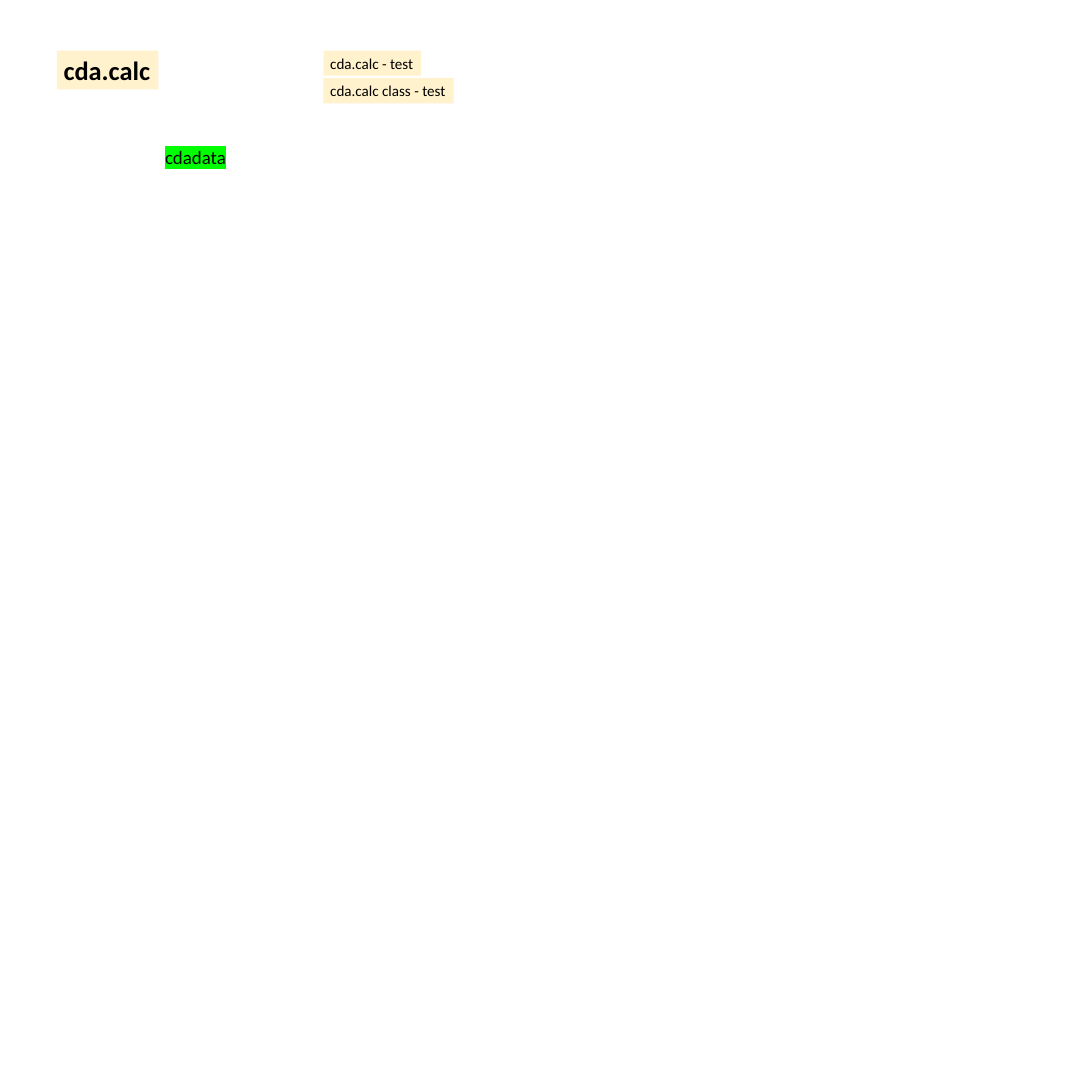
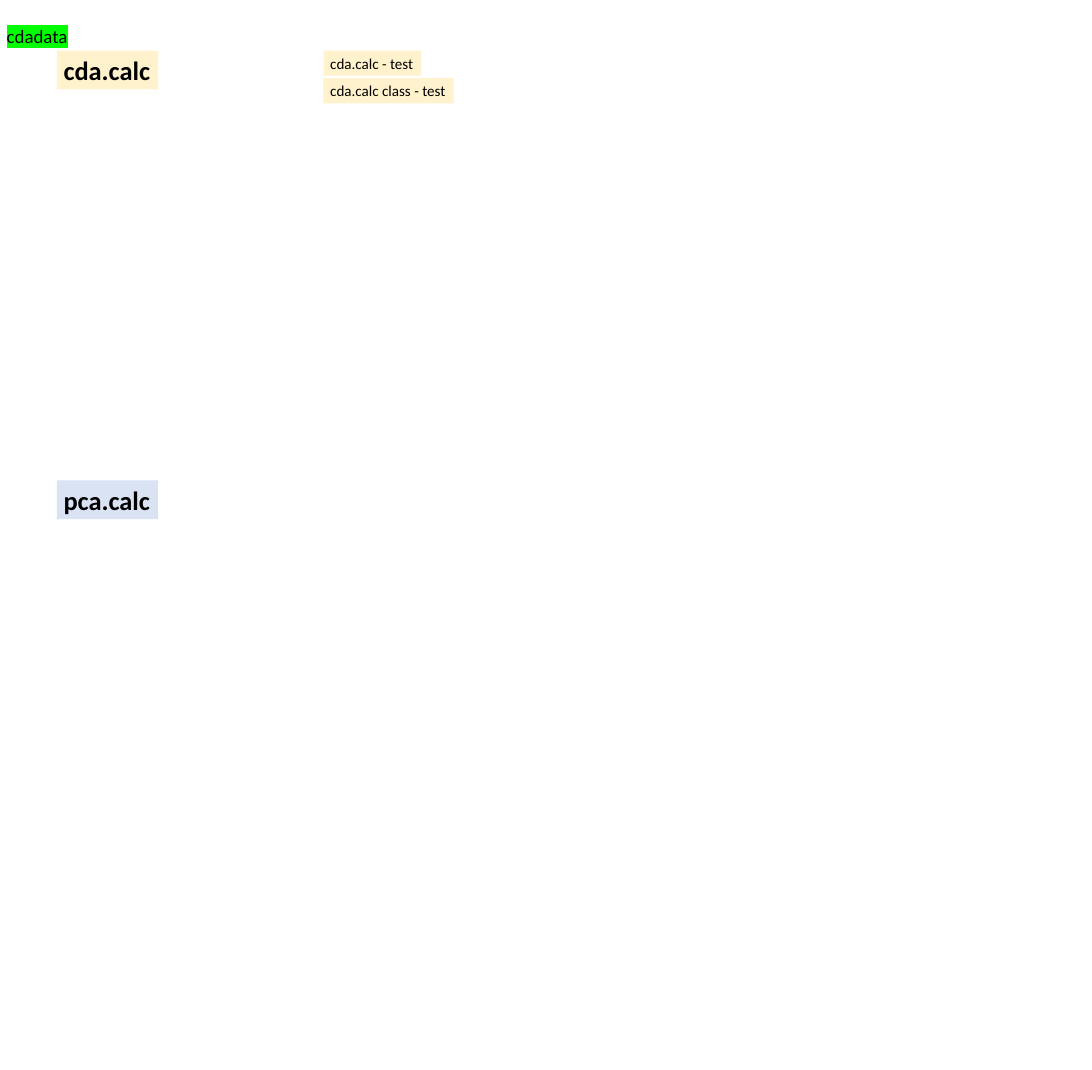
Before and after one commit to MarekSlenker/MorphoTools2, a slide deck: slide 3 of struktura kniznice.pptx. Drawn at 1092x1070 pixels with LibreOffice and Linux fonts; fonts in the diff are those of the drawing. Boxes give left, top, right and bottom in pixels: in the first picture for what was removed or moved away, otherwise in the second. Text is boxed around its words. In the diff, an @@ line names an element or a change of style, - is before the commit and + after.

```diff
--- a/struktura kniznice.pptx
+++ b/struktura kniznice.pptx
@@ text "cdadata": place and size @@
-text "cdadata" at [165,151,226,164]
+text "cdadata" at [7,30,68,43]
@@ rectangle added at [57,481,158,519], fill #DAE3F3, 28 pt, text #000000, bold @@
+pca.calc
```
Also in this commit, not shown: 2 other files.
